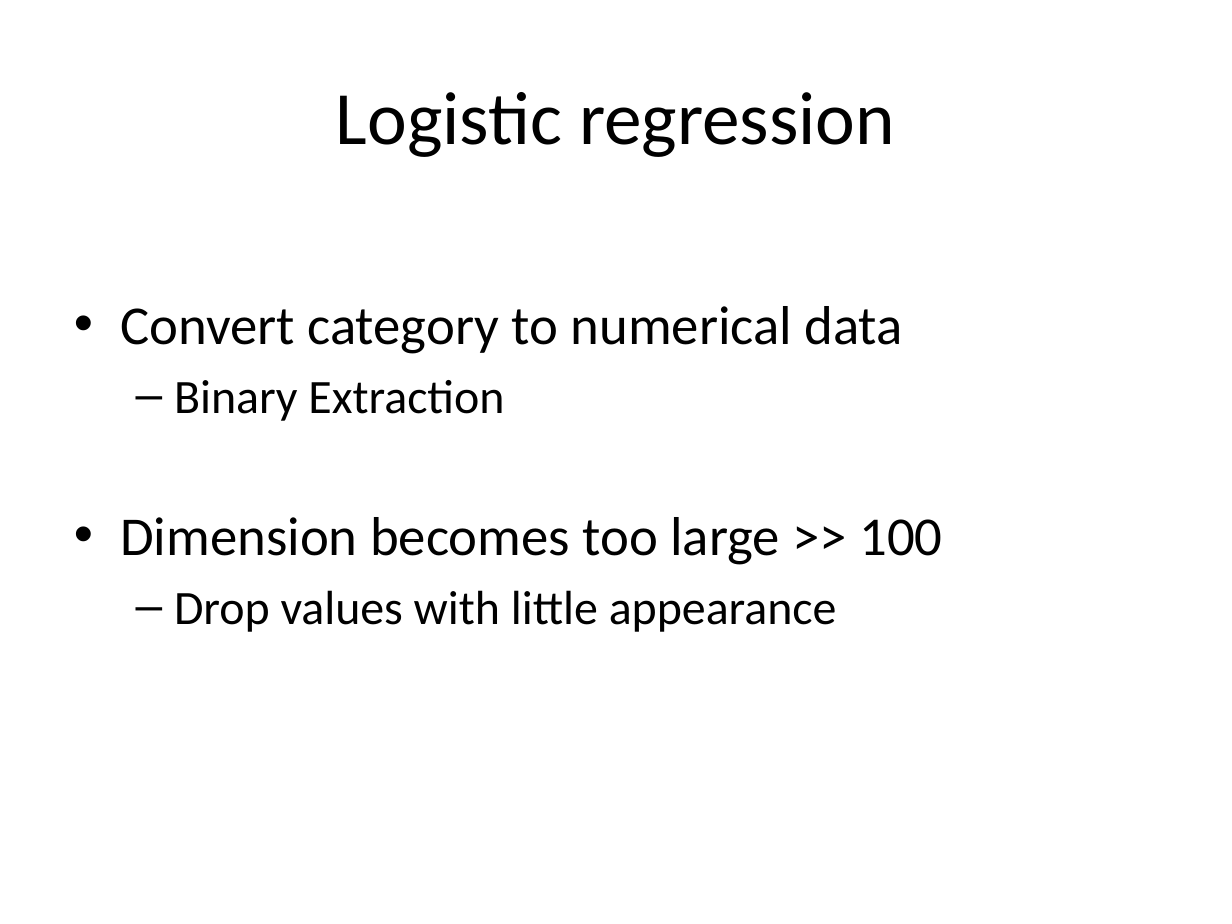
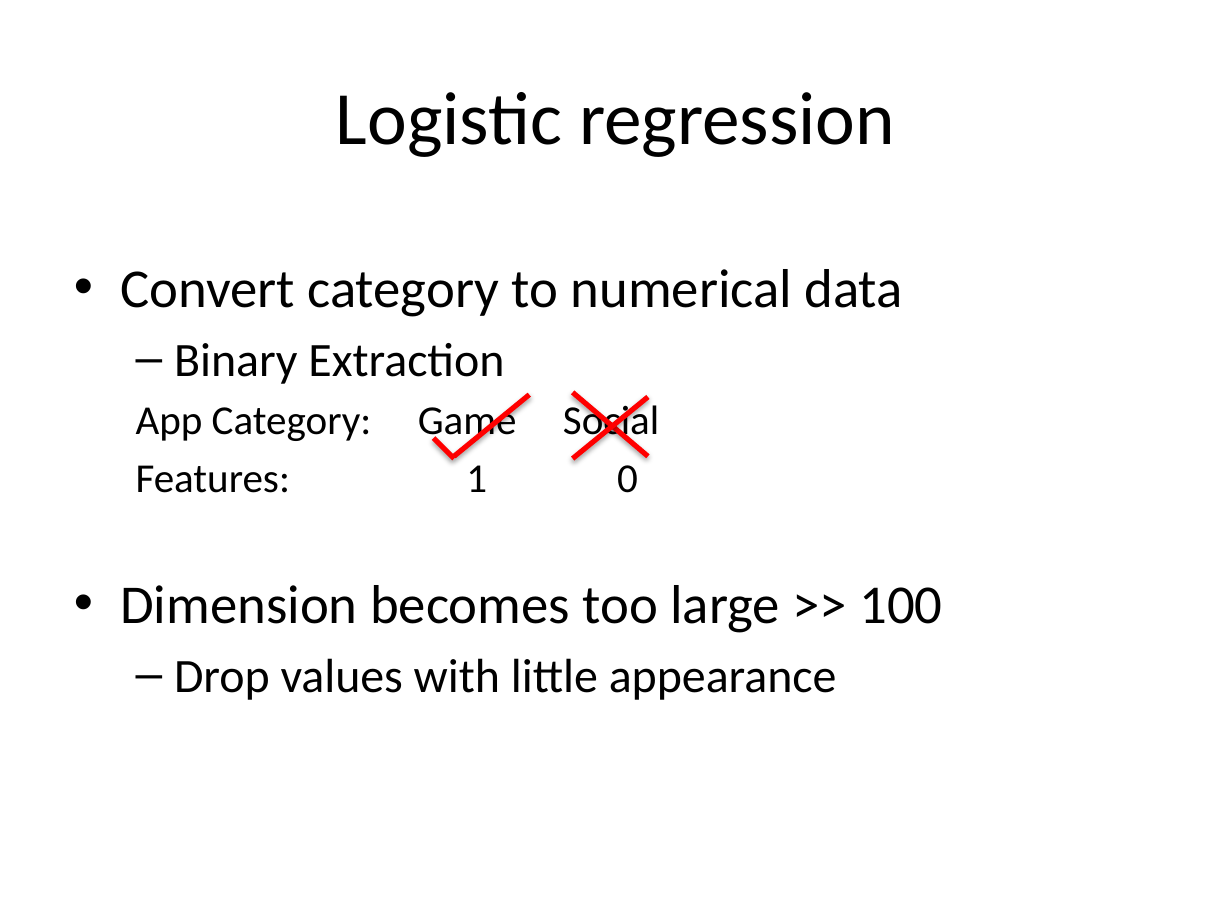
Before and after one commit to Kelvin-Zhong/Click-Through-Rate-Prediction, a slide deck: slide 12 of project_presentation.pptx (slide 11 before the commit). Drawn at 1232x924 pixels with LibreOffice and Linux fonts; fonts in the diff are those of the drawing. Boxes give left, top, right and bottom in pixels: in the first picture for what was removed or moved away, otherwise in the second. Text is boxed around its words. In the diff, an @@ line names an element or a change of style, - is before the commit and + after.

Commit message:
update2

```diff
--- a/project_presentation.pptx
+++ b/project_presentation.pptx
@@ text "Convert category to numerical data": place and size @@
-text "Convert category to numerical data" at [120, 306, 942, 632]
+text "Convert category to numerical data" at [120, 269, 942, 700]
@@ text at [136, 401, 659, 493]: paragraphs added @@
+  App Category: Game Social
+  Features: 1 0
@@ line added from (455, 456) to (530, 394), #FF0000 3 pt @@
@@ line added from (573, 393) to (648, 456), #FF0000 3 pt @@
@@ line added from (573, 458) to (648, 397), #FF0000 3 pt @@
@@ line added from (455, 458) to (434, 439), #FF0000 3 pt @@
```
Also in this commit, not shown: 3 other slides changed, 3 slides added, 1 slide removed.
